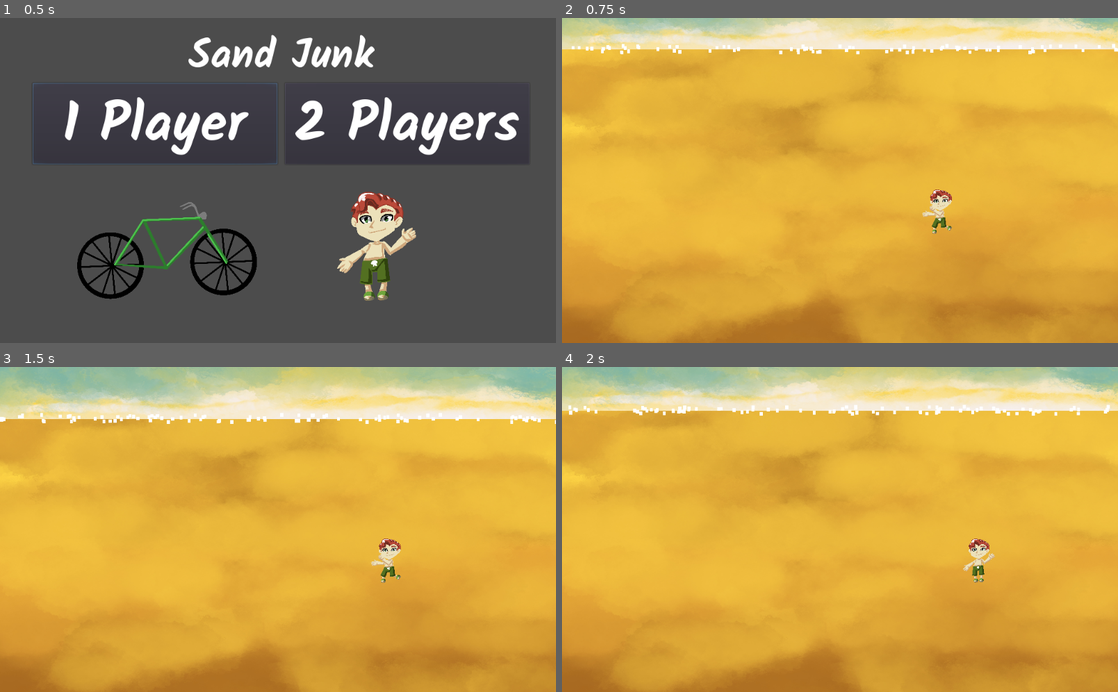
Above: before the commit, frames 1-4 (two rows, left to right).
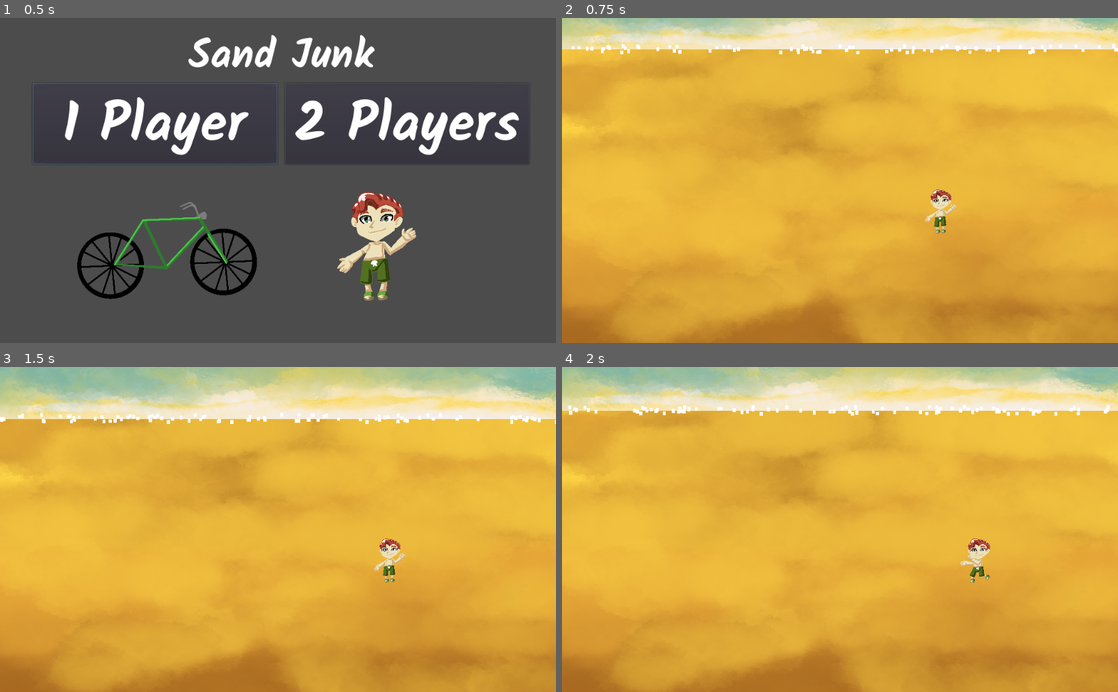
Above: after the commit, the same moments.

Repository: Arttu-Lakkala/Sand-Junk-FGJ-2021
Game: Godot game, scene res://Title screen.tscn
Same seed, same stepped clock (60 frames per second), same inputs: the game is played once before the commit and once after it.
Inputs:
- Up to frame 1 (0.5 s): no input
- Up to frame 2 (0.75 s): click "1 Player" at 0.5 s
- Up to frame 3 (1.5 s): hold Right (right) from 1.28 s (still down)
- Up to frame 4 (2 s): keep holding Right (right)

Frame 1 is identical in both runs. In frame 2, 0.3% of the frame differs, in the area x 64-71%, y 52-67%; in frame 3, 0.3%; in frame 4, 0.3%.

Commit message:
added more audio/visual

Diff:
--- a/Godot/PlayerChar.gd
+++ b/Godot/PlayerChar.gd
@@ -10,7 +10,7 @@
 
 	if wavePushed:
 		vel.x = 0
-		vel.y = 350
+		vel.y = 200
 		move_and_slide(vel, Vector2.UP)
 
 	else:
@@ -34,11 +34,18 @@
 		#move_and_collide(vel * delta)
 
 		sprite.play("run")
+	#animation
+	if (!wavePushed && ((vel.y != 0)||(vel.x != 0))):
+		sprite.play("run")
 
+	else:
+		sprite.play("idle")
 
 func _on_Wave_body_entered(body):
+	$Drowning.play()
 	wavePushed = true
 
 
 func _on_Wave_body_exited(body):
+	$Drowning.stop()
 	wavePushed = false
--- a/Godot/PlayerChar.tscn
+++ b/Godot/PlayerChar.tscn
@@ -1,14 +1,20 @@
-[gd_scene load_steps=6 format=2]
+[gd_scene load_steps=7 format=2]
 
 [ext_resource path="res://Assets/visual/PlayerCharacter/player1.png" type="Texture" id=1]
 [ext_resource path="res://Assets/visual/PlayerCharacter/player1run2.png" type="Texture" id=2]
 [ext_resource path="res://Assets/visual/PlayerCharacter/player1run1.png" type="Texture" id=3]
+[ext_resource path="res://Assets/audio/Splash.wav" type="AudioStream" id=4]
 
 [sub_resource type="RectangleShape2D" id=1]
 extents = Vector2( 30, 30 )
 
 [sub_resource type="SpriteFrames" id=2]
 animations = [ {
+"frames": [ ExtResource( 1 ) ],
+"loop": true,
+"name": "idle",
+"speed": 5.0
+}, {
 "frames": [ ExtResource( 1 ), ExtResource( 3 ), ExtResource( 2 ), ExtResource( 3 ) ],
 "loop": true,
 "name": "run",
@@ -24,5 +30,7 @@
 position = Vector2( 23.5452, -13.4954 )
 scale = Vector2( 0.1, 0.1 )
 frames = SubResource( 2 )
-animation = "run"
-frame = 1
+animation = "idle"
+
+[node name="Drowning" type="AudioStreamPlayer" parent="."]
+stream = ExtResource( 4 )
Not shown, added: Godot/Assets/audio/Drowning.wav.import
Not shown, added: Godot/Assets/audio/Splash.wav.import
Not shown, added: Godot/Assets/visual/Level/dock-min.png.import
Not shown, added: Godot/Assets/audio/Drowning.wav
Not shown, added: Godot/Assets/audio/Splash.wav
Not shown, added: Godot/Assets/visual/Level/dock-min.png
